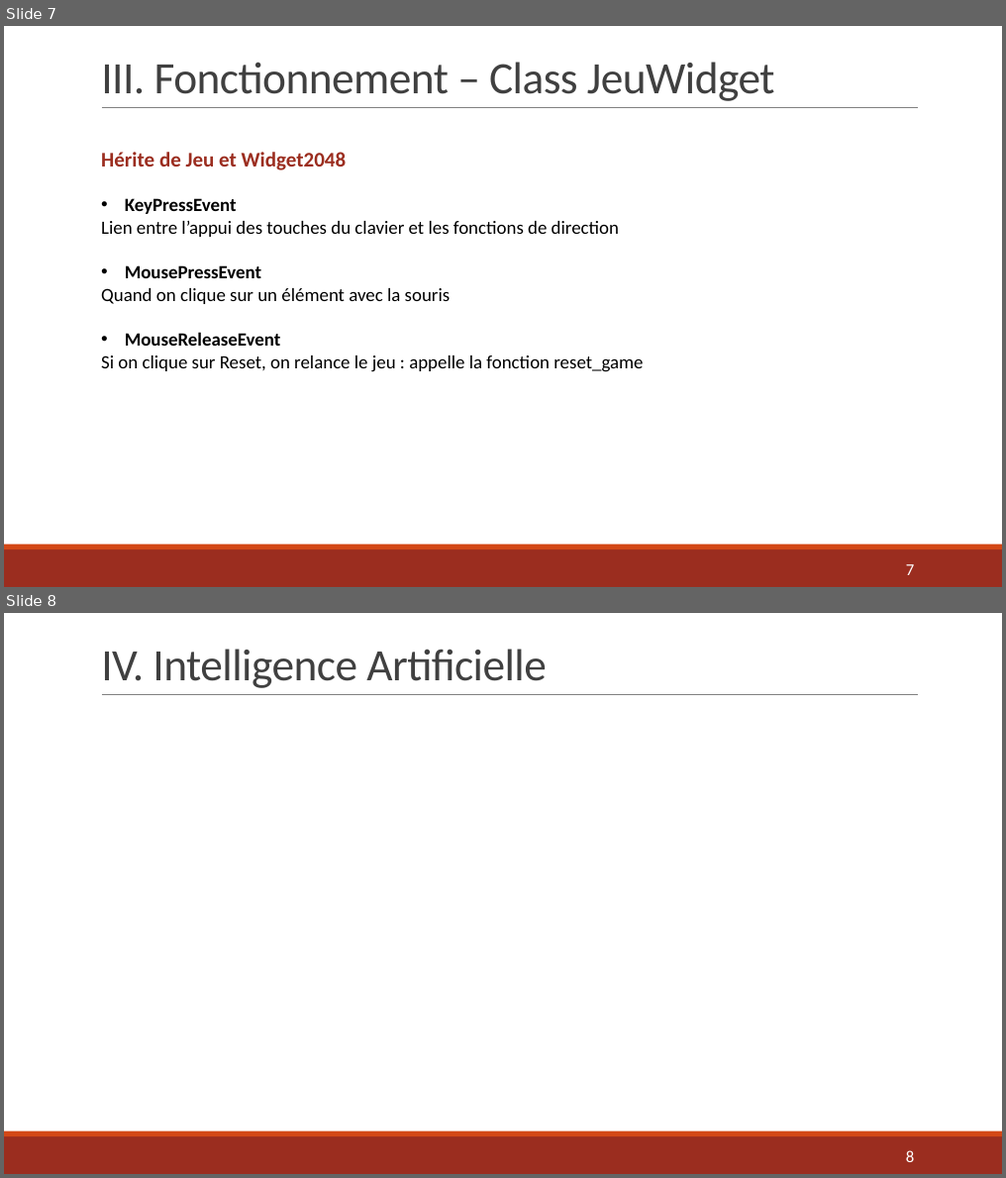
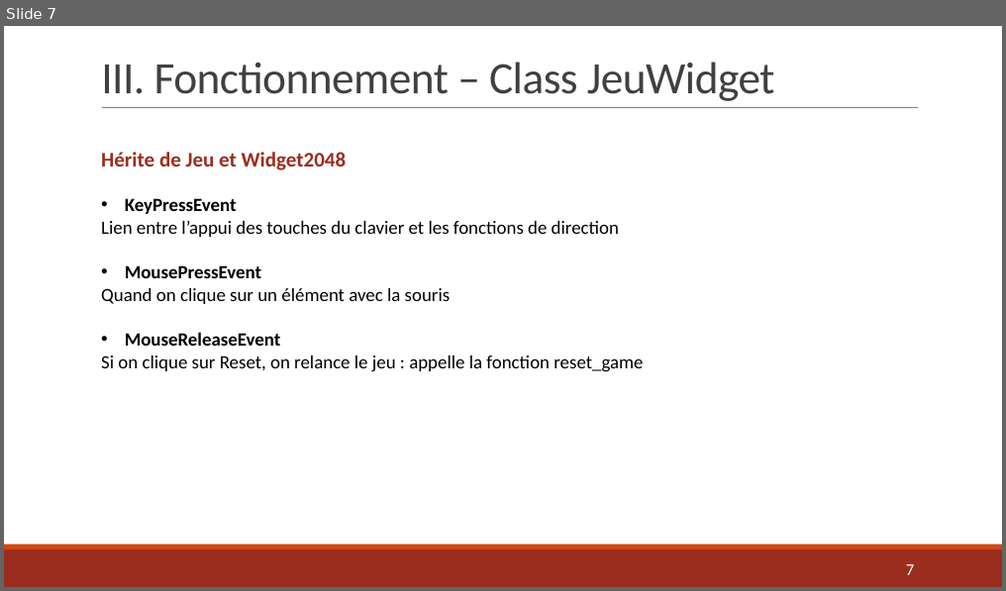
Before and after one commit to AlexandraDarco/prog_2048, a slide deck: Projet Info – Jeu 2048.pptx. Shown one above the other, each under a label of ours: slides 7 and 8 before the commit, slide 7 after it. The pictures are 1006x1178 and 1006x591 pixels, drawn with LibreOffice and Linux fonts; fonts in the diff are those of the drawing. Boxes give left, top, right and bottom in pixels: in the first picture for what was removed or moved away, otherwise in the second. Text is boxed around its words. In the diff, an @@ line names an element or a change of style, - is before the commit and + after.

```diff
--- a/Projet Info – Jeu 2048.pptx
+++ b/Projet Info – Jeu 2048.pptx
@@ slide 8 removed at [4, 613, 1002, 1174], background #FFFFFF; not listed: 3 template elements that a slide beside it also shows @@
@@ title removed at [101, 649, 547, 688] @@
-IV. Intelligence Artificielle
@@ page number removed at [906, 1151, 914, 1162] @@
-8
```
Also in this commit, not shown: 1 slide changed, 2 slides added, 1 other file.
